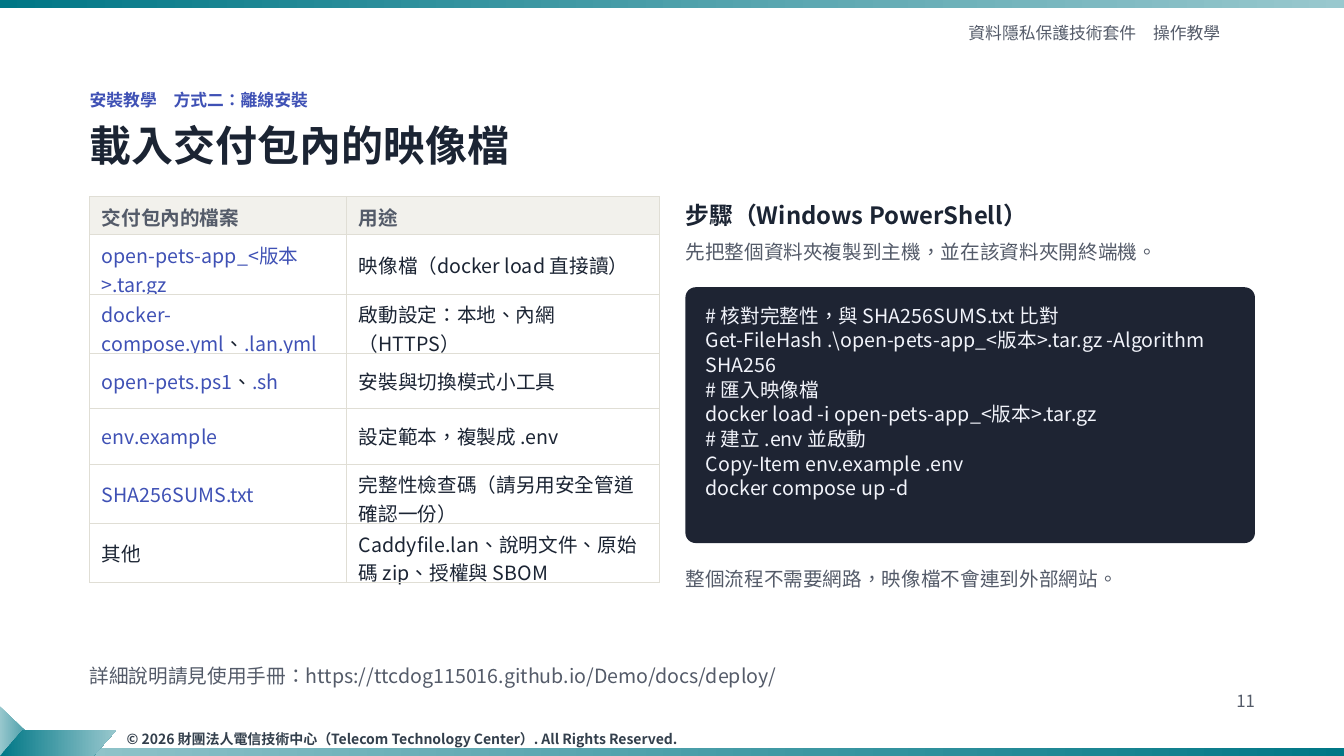
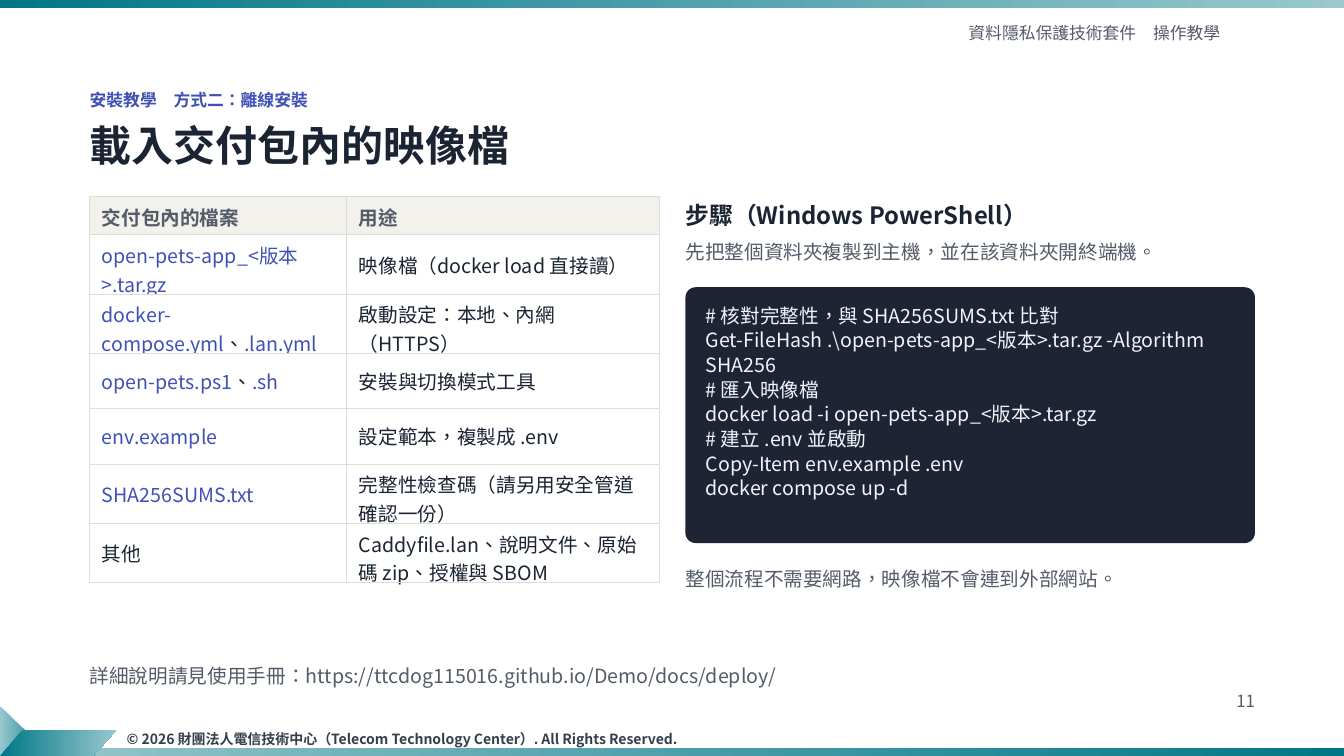
Before and after one commit to ttcdog115016/Demo, a slide deck: slide 11 of slides/資料隱私保護技術套件_操作教學_TTC樣板_v4.pptx. Drawn at 1344x756 pixels with LibreOffice and Linux fonts; fonts in the diff are those of the drawing; background and template pictures are left out. Boxes give left, top, right and bottom in pixels: in the first picture for what was removed or moved away, otherwise in the second. Text is boxed around its words. In the diff, an @@ line names an element or a change of style, - is before the commit and + after.

```diff
--- a/slides/資料隱私保護技術套件_操作教學_TTC樣板_v4.pptx
+++ b/slides/資料隱私保護技術套件_操作教學_TTC樣板_v4.pptx
@@ table at bbox=[90, 197, 659, 589] @@
-row 4, column 2: 安裝與切換模式小工具
+row 4, column 2: 安裝與切換模式工具
```
Also in this commit, not shown: 12 other slides changed, 7 other files.
